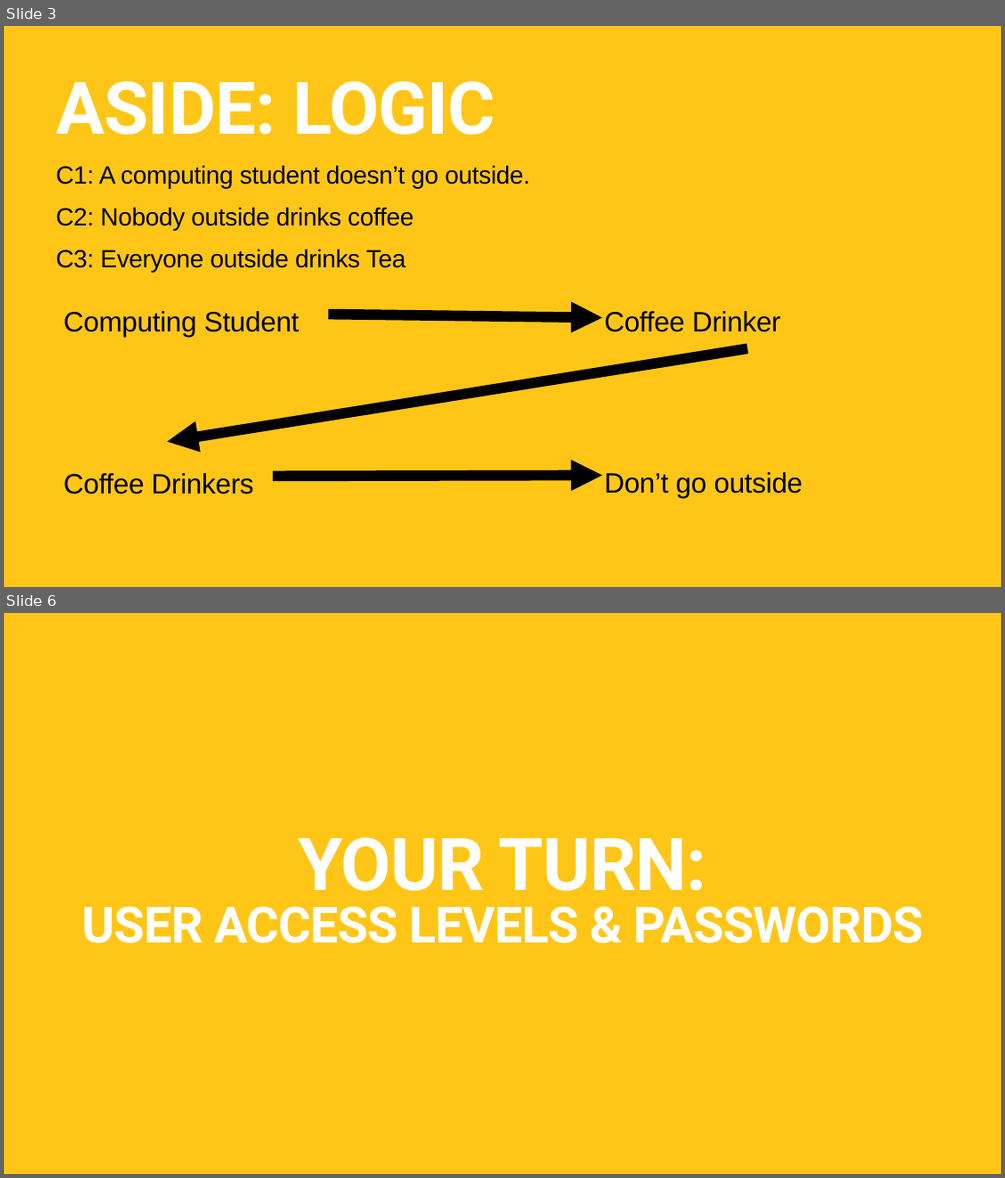
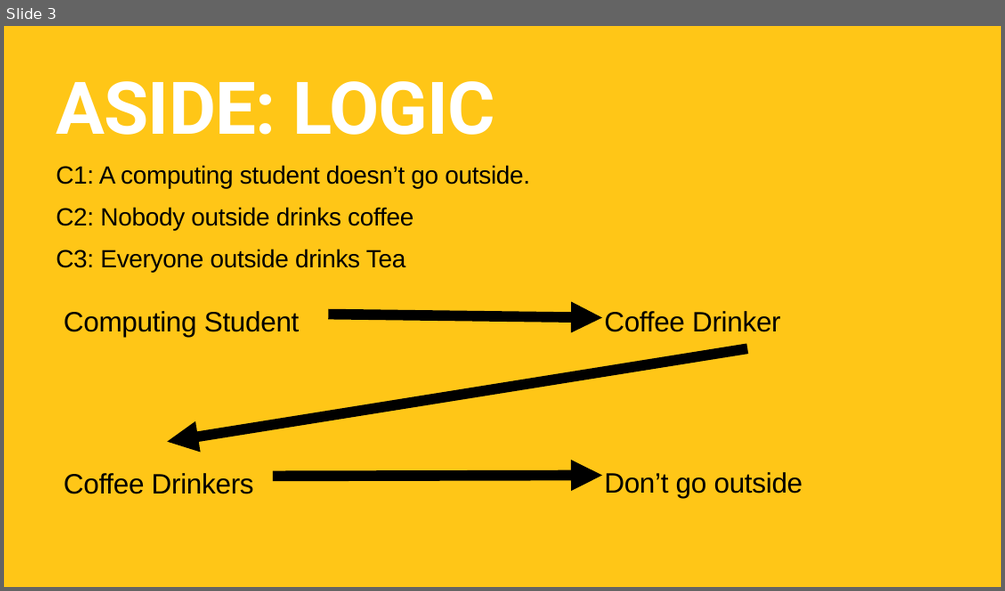
Before and after one commit to TommyWoodley/teaching, a slide deck: ALevel/BigO/BigOPresentation.pptx. Shown one above the other, each under a label of ours: slides 3 and 6 before the commit, slide 3 after it; the slides between them are not shown. The pictures are 1005x1178 and 1005x591 pixels, drawn with LibreOffice and Linux fonts; fonts in the diff are those of the drawing. Boxes give left, top, right and bottom in pixels: in the first picture for what was removed or moved away, otherwise in the second. Text is boxed around its words. In the diff, an @@ line names an element or a change of style, - is before the commit and + after.

```diff
--- a/ALevel/BigO/BigOPresentation.pptx
+++ b/ALevel/BigO/BigOPresentation.pptx
@@ slide 6 removed at (4,613,1001,1174), background #FFC617 @@
@@ title removed at (81,837,923,943) @@
-YOUR TURN:
-USER ACCESS LEVELS & PASSWORDS
```
Also in this commit, not shown: 8 slides added, 9 other slides removed.
